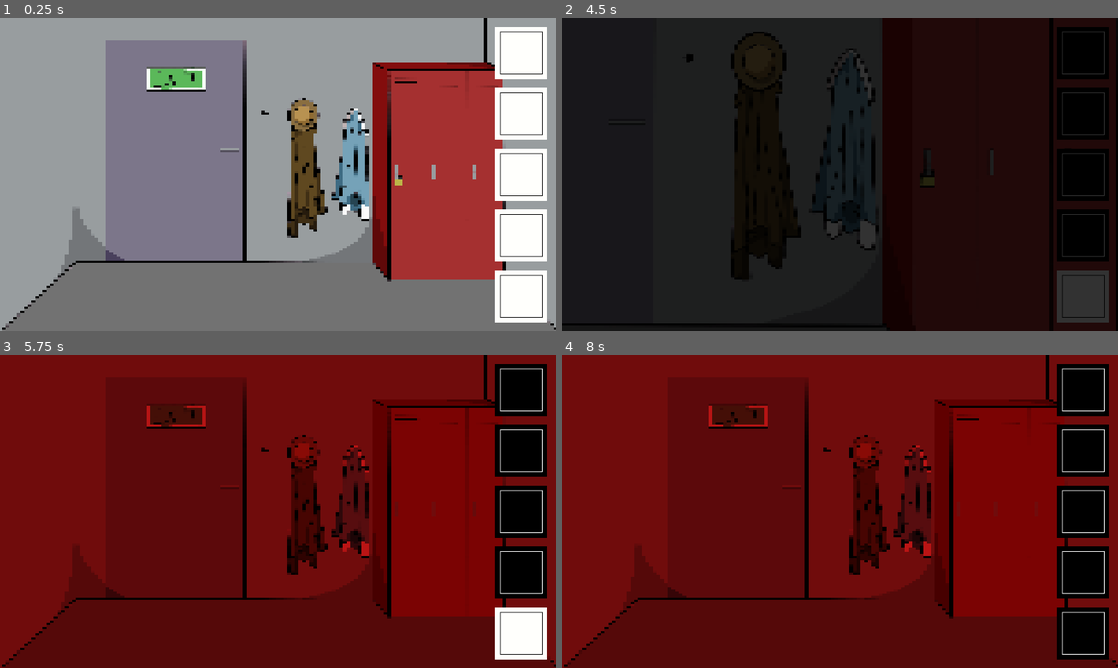
Above: before the commit, frames 1-4 (two rows, left to right).
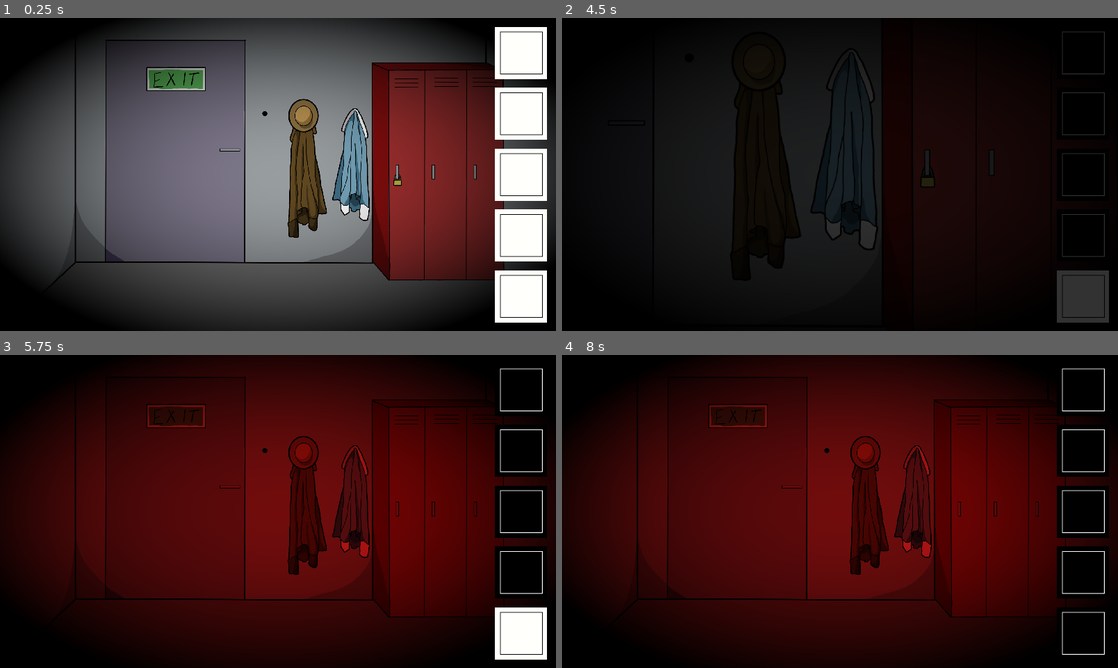
Above: after the commit, the same moments.

Repository: bemain/game-jam-2022w8
Game: Godot game, scene res://World.tscn
Two runs of this game, one before a commit and one after it. Both use one fixed random seed, a clock stepped at 60 frames per second and the inputs below.
Inputs (mouse positions are in pixels of both pictures, inside the frame that each line leads up to):
- Up to frame 1 (0.25 s): no input
- Up to frame 2 (4.5 s): click (1084, 52) at 0.5 s; click (1084, 115) at 1.25 s; click (1084, 174) at 2 s; click (1084, 233) at 2.75 s; click (1084, 296) at 3.5 s; tap Enter at 4.25 s; move the mouse to (962, 180) at 4.27 s; hold Right (ui_right) from 4.28 s (still down); click (962, 180) at 4.42 s
- Up to frame 3 (5.75 s): move the mouse to (272, 511) at 5.02 s; release Right (ui_right) at 5.03 s; hold Down (ui_down) from 5.03 s (still down); click (272, 511) at 5.17 s
- Up to frame 4 (8 s): move the mouse to (895, 442) at 5.77 s; release Down (ui_down) at 5.78 s; hold Right (ui_right) 5.78-7.28 s; move the mouse to (812, 574) at 6.52 s; click (812, 574) at 6.67 s; tap Space at 7.25 s; move the mouse to (1006, 558) at 7.27 s; hold Left (ui_left) from 7.28 s (still down)

The runs differ from the first frame. In frame 1, 76% of the frame differs, in the area x 0-100%, y 0-100%; in frame 2, 15%; in frame 3, 68%; in frame 4, 68%.

Commit message:
Replace pixelated with vignette shader

Diff:
--- a/World.tscn
+++ b/World.tscn
@@ -67,31 +67,20 @@
 }
 
 [sub_resource type="Shader" id=15]
-code = "/*
-Shader from Godot Shaders - the free shader library.
-godotshaders.com/shader/pixelate
-
-This shader is under CC0 license. Feel free to use, improve and
-change this shader according to your needs and consider sharing
-the modified result to godotshaders.com.
-*/
-
-shader_type canvas_item;
-
-uniform int amount = 150;
+code = "shader_type canvas_item;
+
+uniform float strength = 3;
 
 void fragment()
 {
-	vec2 grid_uv = round(UV * float(amount)) / float(amount);
-
-	vec4 text = texture(TEXTURE, grid_uv);
-
-	COLOR = text;
+	COLOR = texture(TEXTURE, UV);
+	COLOR *= 1.0 - (pow(UV.x-0.5, 2)*strength + pow(UV.y-0.5, 2)*strength);
+	COLOR.a = 1.0;
 }"
 
 [sub_resource type="ShaderMaterial" id=16]
 shader = SubResource( 15 )
-shader_param/amount = 150
+shader_param/strength = 3.0
 
 [sub_resource type="InputEventKey" id=3]
 scancode = 49
